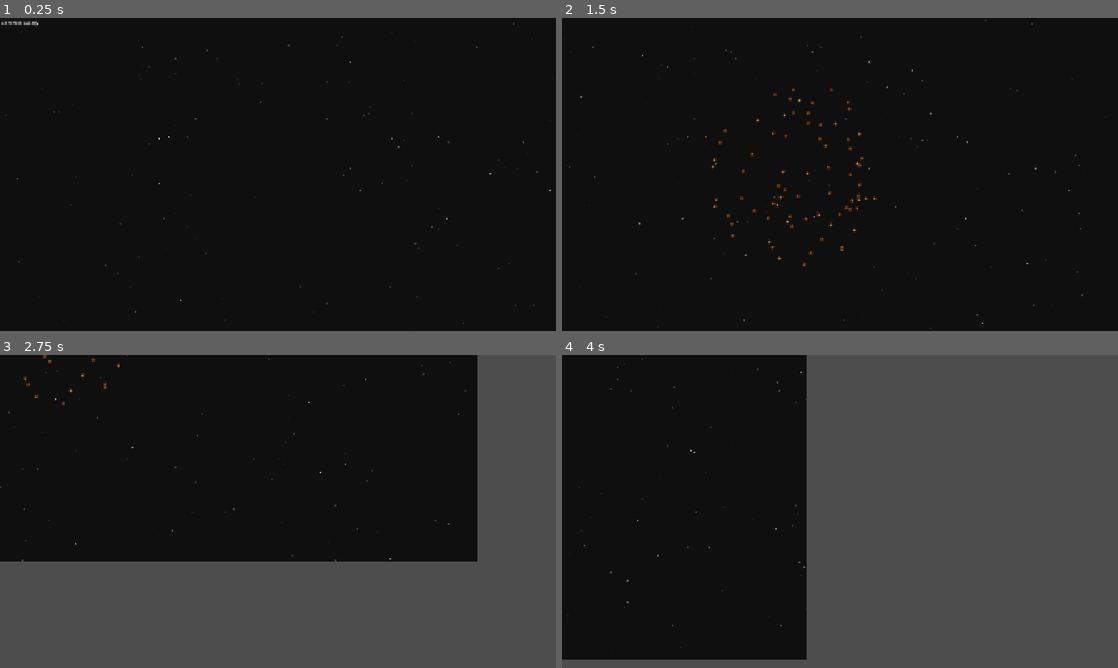
Above: before the commit, frames 1-4 (two rows, left to right).
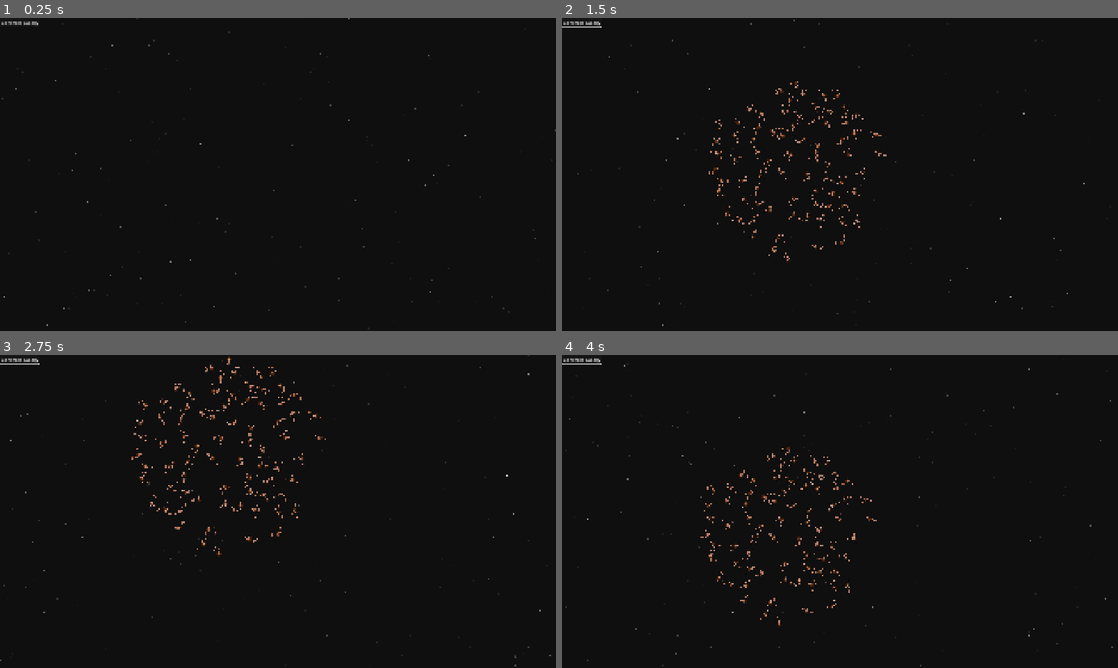
Above: after the commit, the same moments.

Repository: SneakyBoa/project-andromeda
Game: Godot game, scene res://Scenes/galaxy.tscn
The game is run twice, just before and just after one commit, with the same random seed, the same clock (stepped at 60 frames per second) and the same inputs.
Inputs (mouse positions are in pixels of both pictures, inside the frame that each line leads up to):
- Up to frame 1 (0.25 s): no input
- Up to frame 2 (1.5 s): click "Generate Galaxy" at 0.5 s; tap Enter at 1.25 s; move the mouse to (962, 158) at 1.27 s; hold Right (pan_right) from 1.28 s (still down); click (962, 158) at 1.35 s
- Up to frame 3 (2.75 s): move the mouse to (166, 527) at 2.02 s; release Right (pan_right) at 2.03 s; hold Down (pan_down) from 2.03 s (still down); tap Mouse wheel up (zoom_in) at 2.1 s
- Up to frame 4 (4 s): move the mouse to (895, 442) at 2.77 s; release Down (pan_down) at 2.78 s; hold Right (pan_right) 2.78-3.53 s; tap Mouse wheel down (zoom_out) at 2.85 s; move the mouse to (812, 574) at 3.52 s; hold Up (pan_up) from 3.53 s (still down); click (812, 574) at 3.6 s

The runs differ from the first frame. In frame 1, 0.2% of the frame differs, in the area x 0-100%, y 0-99%; in frame 2, 1.7%; in frame 3, 45%; in frame 4, 58%, in the area x 0-100%, y 0-100%.

Commit message:
Added planets to star generation

Diff:
--- a/Scenes/galaxy.tscn
+++ b/Scenes/galaxy.tscn
@@ -23,22 +23,24 @@
 script = ExtResource("1_l2cf4")
 
 [node name="galaxyBackground" type="Sprite2D" parent="."]
-position = Vector2(1028, 550)
-scale = Vector2(0.65494794, 0.73888886)
+position = Vector2(959.00006, 545)
+scale = Vector2(0.6, 0.6)
 texture = ExtResource("2_qfskf")
 script = SubResource("GDScript_3van1")
 
 [node name="starContainer" type="Node2D" parent="."]
 script = ExtResource("3_n510u")
 
-[node name="GenerateGalaxy" type="Button" parent="."]
-offset_right = 8.0
-offset_bottom = 8.0
-text = "Generate Galaxy"
-
 [node name="galaxyCamera" type="Camera2D" parent="."]
 offset = Vector2(960, 540)
 script = ExtResource("4_rqodu")
 
-[connection signal="pressed" from="GenerateGalaxy" to="galaxyBackground" method="_on_generate_galaxy_pressed"]
-[connection signal="pressed" from="GenerateGalaxy" to="starContainer" method="_on_generate_galaxy"]
+[node name="UILayer" type="CanvasLayer" parent="."]
+
+[node name="GenerateGalaxy" type="Button" parent="UILayer"]
+offset_right = 137.0
+offset_bottom = 31.0
+text = "Generate Galaxy"
+
+[connection signal="pressed" from="UILayer/GenerateGalaxy" to="galaxyBackground" method="_on_generate_galaxy_pressed"]
+[connection signal="pressed" from="UILayer/GenerateGalaxy" to="starContainer" method="_on_generate_galaxy"]
--- /dev/null
+++ b/Scenes/planet.tscn
@@ -0,0 +1,13 @@
+[gd_scene load_steps=2 format=3 uid="uid://cxm10qvupmv7l"]
+
+[ext_resource type="Texture2D" uid="uid://dse7o7rfgmlsa" path="res://Assets/planet.png" id="1_xehyc"]
+
+[node name="Planet" type="Node2D"]
+
+[node name="StructureContainer" type="Node2D" parent="."]
+
+[node name="PopulationContainer" type="Node2D" parent="."]
+
+[node name="Sprite2D" type="Sprite2D" parent="."]
+scale = Vector2(0.004736189, 0.004851979)
+texture = ExtResource("1_xehyc")
--- a/Scenes/star.tscn
+++ b/Scenes/star.tscn
@@ -1,9 +1,13 @@
-[gd_scene load_steps=2 format=3 uid="uid://eqm0p8oq0ex2"]
+[gd_scene load_steps=3 format=3 uid="uid://eqm0p8oq0ex2"]
 
 [ext_resource type="Texture2D" uid="uid://b1uubxodfdk6k" path="res://Assets/star.png" id="1_46ao5"]
+[ext_resource type="Script" uid="uid://dddm3cydiljo8" path="res://Scripts/planet_container.gd" id="2_3vu41"]
 
 [node name="Star" type="Node2D"]
 
 [node name="Sprite2D" type="Sprite2D" parent="."]
 scale = Vector2(0.5, 0.5)
 texture = ExtResource("1_46ao5")
+
+[node name="PlanetContainer" type="Node2D" parent="."]
+script = ExtResource("2_3vu41")
--- a/Scripts/galaxy_camera.gd
+++ b/Scripts/galaxy_camera.gd
@@ -1,24 +1,28 @@
 extends Camera2D
 
-@export var zoomSpeed : float = 10;
+@export var zoomSpeed: float = 10
+@export var maxZoom: float = 15.0
+@export var backgroundPath: NodePath = "../galaxyBackground"
 
-var zoomTarget :Vector2
+var zoomTarget: Vector2
+var background: Sprite2D
 
 var dragStartMousePos = Vector2.ZERO
 var dragStartCameraPos = Vector2.ZERO
-var isDragging : bool = false
+var isDragging: bool = false
 
 # Called when the node enters the scene tree for the first time.
 func _ready():
 	zoomTarget = zoom
-	pass # Replace with function body.
-
+	background = get_node_or_null(backgroundPath)
 
 # Called every frame. 'delta' is the elapsed time since the previous frame.
 func _process(delta):
 	Zoom(delta)
+	clamp_zoom()
 	SimplePan(delta)
 	ClickAndDrag()
+	clamp_to_background()
 
 func Zoom(delta):
 	if Input.is_action_just_pressed("zoom_in"):
@@ -27,8 +31,25 @@
 	if Input.is_action_just_pressed("zoom_out"):
 		zoomTarget *= 0.9
 
+	var oldZoom = zoom
 	zoom = zoom.slerp(zoomTarget, zoomSpeed * delta)
 
+	# Adjust position so the point under cursor stays fixed
+	if oldZoom != zoom:
+		var viewport = get_viewport()
+		var mousePos = viewport.get_mouse_position()
+		var viewportSize = viewport.get_visible_rect().size
+
+		# Calculate the offset from screen center to mouse position
+		var screenCenter = viewportSize / 2
+		var mouseOffset = mousePos - screenCenter
+
+		# Calculate how much the world point under cursor moved due to zoom change
+		var worldOffsetOld = mouseOffset / oldZoom
+		var worldOffsetNew = mouseOffset / zoom
+		var worldDelta = worldOffsetOld - worldOffsetNew
+
+		position += worldDelta
 
 func SimplePan(delta):
 	var moveAmount = Vector2.ZERO
@@ -45,7 +66,7 @@
 		moveAmount.y += 1
 
 	moveAmount = moveAmount.normalized()
-	position += moveAmount * delta * 1000 * (1/zoom.x)
+	position += moveAmount * delta * 1000 * (1 / zoom.x)
 
 func ClickAndDrag():
 	if !isDragging and Input.is_action_just_pressed("pan"):
@@ -58,4 +79,57 @@
 
 	if isDragging:
 		var moveVector = get_viewport().get_mouse_position() - dragStartMousePos
-		position = dragStartCameraPos - moveVector * 1/zoom.x
+		position = dragStartCameraPos - moveVector * 1 / zoom.x
+
+func clamp_to_background():
+	if background == null or background.texture == null:
+		return
+
+	# Get the background bounds (accounting for position and scale)
+	var tex_size = background.texture.get_size() * background.scale
+	var bg_pos = background.position
+
+	# Calculate the background rect (centered on bg_pos since Sprite2D is centered by default)
+	var bg_min = bg_pos - tex_size / 2
+	var bg_max = bg_pos + tex_size / 2
+
+	# Calculate the visible area of the camera (accounting for zoom and offset)
+	var viewport_size = get_viewport().get_visible_rect().size
+	var visible_size = viewport_size / zoom
+
+	# The camera shows from (position + offset - visible_size/2) to (position + offset + visible_size/2)
+	# We want to clamp so that the visible area stays within the background
+	var min_pos = bg_min + visible_size / 2 - offset
+	var max_pos = bg_max - visible_size / 2 - offset
+
+	# Handle case where background is smaller than visible area
+	if min_pos.x > max_pos.x:
+		position.x = (min_pos.x + max_pos.x) / 2
+	else:
+		position.x = clamp(position.x, min_pos.x, max_pos.x)
+
+	if min_pos.y > max_pos.y:
+		position.y = (min_pos.y + max_pos.y) / 2
+	else:
+		position.y = clamp(position.y, min_pos.y, max_pos.y)
+
+func clamp_zoom():
+	if background == null or background.texture == null:
+		return
+
+	# Get the background size (accounting for scale)
+	var tex_size = background.texture.get_size() * background.scale
+	var viewport_size = get_viewport().get_visible_rect().size
+
+	# Calculate minimum zoom so viewport doesn't exceed background
+	# visible_size = viewport_size / zoom, so zoom = viewport_size / visible_size
+	# We want visible_size <= tex_size, so zoom >= viewport_size / tex_size
+	var min_zoom_x = viewport_size.x / tex_size.x
+	var min_zoom_y = viewport_size.y / tex_size.y
+	var min_zoom = max(min_zoom_x, min_zoom_y)
+
+	# Clamp both the target and actual zoom
+	zoomTarget.x = clamp(zoomTarget.x, min_zoom, maxZoom)
+	zoomTarget.y = clamp(zoomTarget.y, min_zoom, maxZoom)
+	zoom.x = clamp(zoom.x, min_zoom, maxZoom)
+	zoom.y = clamp(zoom.y, min_zoom, maxZoom)
--- /dev/null
+++ b/Scripts/planet_container.gd
@@ -0,0 +1,31 @@
+extends Node2D
+
+
+# Called when the node enters the scene tree for the first time.
+func _ready() -> void:
+	pass # Replace with function body.
+
+
+# Called every frame. 'delta' is the elapsed time since the previous frame.
+func _process(delta: float) -> void:
+	pass
+
+const ORBIT_DISTANCE: float = 5.0
+
+func _on_generate_planets() -> void:
+	var planetScene = load("res://Scenes/planet.tscn")
+	var planets = get_children()
+	for n in 5: # TODO: this number should correspond to planet density
+		var new_instance = planetScene.instantiate()
+		add_child(new_instance)
+		planets = get_children()
+
+		var newPosx: float
+		var newPosy: float
+
+		var randomAngle = randf_range(0, 2 * PI) # Creates a random angle (radians)
+		newPosx = (ORBIT_DISTANCE * n + 3) * cos(randomAngle) # Sets the angle and magnetude to x and y values, the final position of the planet
+		newPosy = (ORBIT_DISTANCE * n + 3) * sin(randomAngle) # NOTE: planets should initially spawn in the center, this will move them from a center point
+
+		planets[n].position.x = newPosx
+		planets[n].position.y = newPosy
--- a/Scripts/starContainer.gd
+++ b/Scripts/starContainer.gd
@@ -10,16 +10,39 @@
 	pass
 
 
+const EXCLUSION_RADIUS: float = 40.0 # Minimum distance between stars in pixels
+
 func _on_generate_galaxy() -> void:
 	var starScene = load("res://Scenes/star.tscn")
 	var stars = get_children()
-	for n in 75: #TODO: this number should correspond to galaxy size
+	for n in 75: # TODO: this number should correspond to galaxy size
 		var new_instance = starScene.instantiate()
 		add_child(new_instance)
 		stars = get_children()
-		var randomAngle = randf_range(0, 2*PI) # Creates a random angle (radians)
-		var randomMagnetude = pow(randf_range(10, 100000), 0.5)  # TODO: the max value should correspond to the galaxy size
-		var newPosx = randomMagnetude * cos(randomAngle) # Sets the angle and magnetude to x and y values, the final position of the star
-		var newPosy = randomMagnetude * sin(randomAngle) # NOTE: stars should initially spawn in the center, this will move them from a center point
-		stars[n].position.x = newPosx + 960 # Applies the new position, as an offset from the center
-		stars[n].position.y = newPosy + 540 # NOTE: 1920x1080 is the base resolution, the engine will scale up/down to fit the client's resolution
+
+		var validPosition = false
+		var newPosx: float
+		var newPosy: float
+
+		while not validPosition:
+			var randomAngle = randf_range(0, 2 * PI) # Creates a random angle (radians)
+			var randomMagnetude = pow(randf_range(10, 100000), 0.5) # TODO: the max value should correspond to the galaxy size
+			newPosx = randomMagnetude * cos(randomAngle) # Sets the angle and magnetude to x and y values, the final position of the star
+			newPosy = randomMagnetude * sin(randomAngle) # NOTE: stars should initially spawn in the center, this will move them from a center point
+			newPosx += 960 # Applies the new position, as an offset from the center
+			newPosy += 540 # NOTE: 1920x1080 is the base resolution, the engine will scale up/down to fit the client's resolution
+
+			validPosition = _is_position_valid(Vector2(newPosx, newPosy), stars, n)
+
+		stars[n].position.x = newPosx
+		stars[n].position.y = newPosy
+
+	for star in stars:
+		star.get_node("PlanetContainer")._on_generate_planets()
+
+func _is_position_valid(pos: Vector2, stars: Array, current_index: int) -> bool:
+	# Check against all previously placed stars (indices 0 to current_index - 1)
+	for i in range(current_index):
+		if pos.distance_to(stars[i].position) < EXCLUSION_RADIUS:
+			return false
+	return true
Binary file added: Assets/fleet.png
Not shown, added: Assets/fleet.png.import
Binary file added: Assets/planet.png
Not shown, added: Assets/planet.png.import
Not shown, added: Scripts/planet_container.gd.uid
